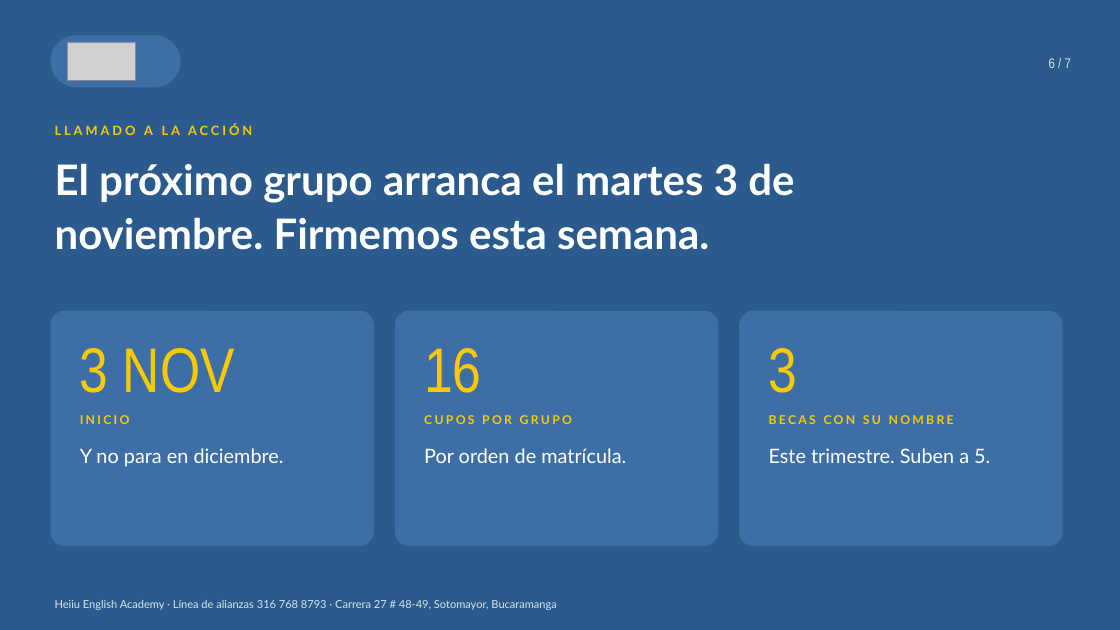
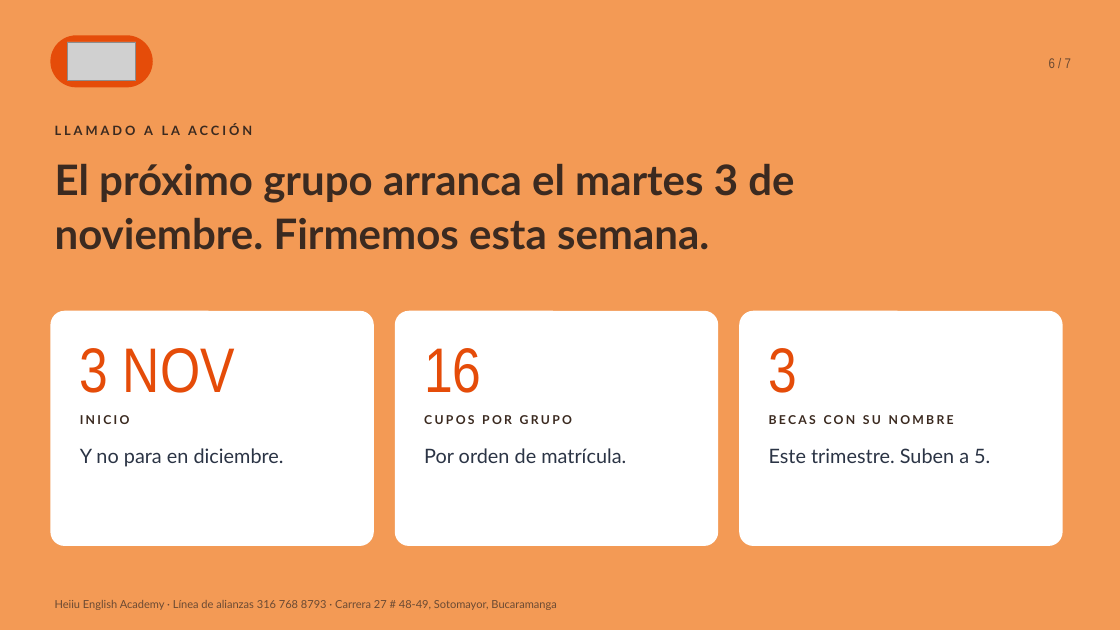
Before and after one commit to gomezrdiana/Plan-academico, a slide deck: slide 6 of recursos/comercial/B2B/PRESENTACION_FONDOS_EMPLEADOS_HEIIU.pptx. Drawn at 1120x630 pixels with LibreOffice and Linux fonts; fonts in the diff are those of the drawing; grey boxes stand for pictures. Boxes give left, top, right and bottom in pixels: in the first picture for what was removed or moved away, otherwise in the second. Text is boxed around its words. In the diff, an @@ line names an element or a change of style, - is before the commit and + after.

```diff
--- a/recursos/comercial/B2B/PRESENTACION_FONDOS_EMPLEADOS_HEIIU.pptx
+++ b/recursos/comercial/B2B/PRESENTACION_FONDOS_EMPLEADOS_HEIIU.pptx
@@ rectangle at [0, 0, 1120, 630]: fill #2B5A8C to #F39A55 @@
@@ rounded rectangle: place and size @@
-rounded rectangle at [50, 35, 181, 87]
+rounded rectangle at [50, 35, 153, 87]
@@ rounded rectangle at [50, 35, 153, 87]: fill #3D6FA6 to #E54C09 @@
@@ text "6 / 7" at [1049, 58, 1071, 68]: text colour #D6E2F0 to #6B4A33 @@
@@ text "El próximo grupo arranca el ..." at [55, 164, 794, 250]: text colour #FFFFFF to #3B2A20 @@
@@ fill #3D6FA6 to #FFFFFF in 3 elements at [50, 311, 374, 546], [395, 311, 718, 546], [739, 311, 1063, 546] @@
@@ text colour #FBC900 to #E54C09 in 3 elements at [80, 348, 235, 393], [424, 348, 481, 393], [769, 348, 798, 393] @@
@@ text colour #FBC900 to #3B2A20 in 4 elements at [55, 124, 252, 135], [80, 415, 130, 424], [424, 415, 572, 424], [769, 415, 954, 424] @@
@@ text colour #FFFFFF to #2B3445 in 3 elements at [80, 448, 284, 467], [424, 448, 626, 463], [769, 448, 990, 463] @@
@@ text "Heiiu English Academy · Línea ..." at [55, 600, 556, 610]: text colour #D6E2F0 to #6B4A33 @@
```
Also in this commit, not shown: 6 other slides changed, 2 other files.
